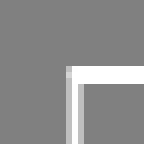
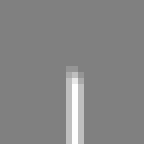
Layer changes from the first w=144, h=144 image to the second:
painted on "grauecke.bmp" over [66, 66, 144, 84]
